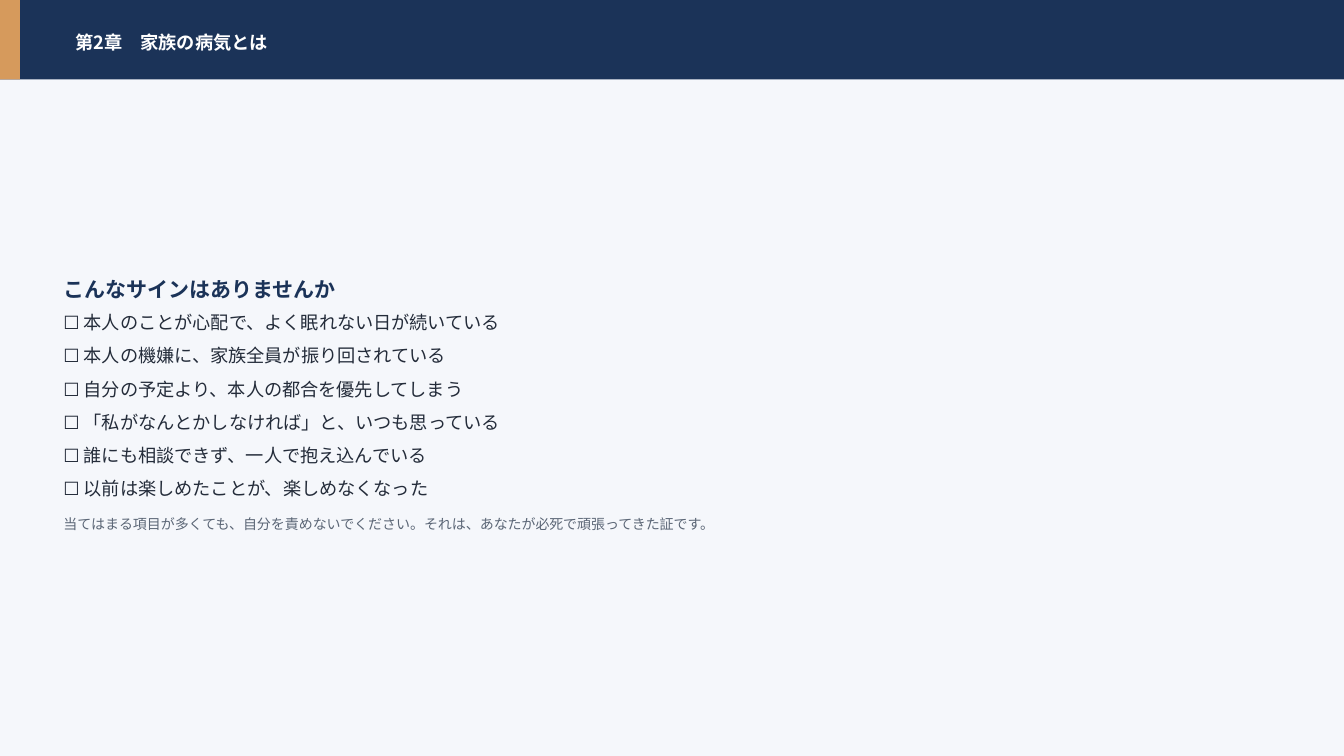
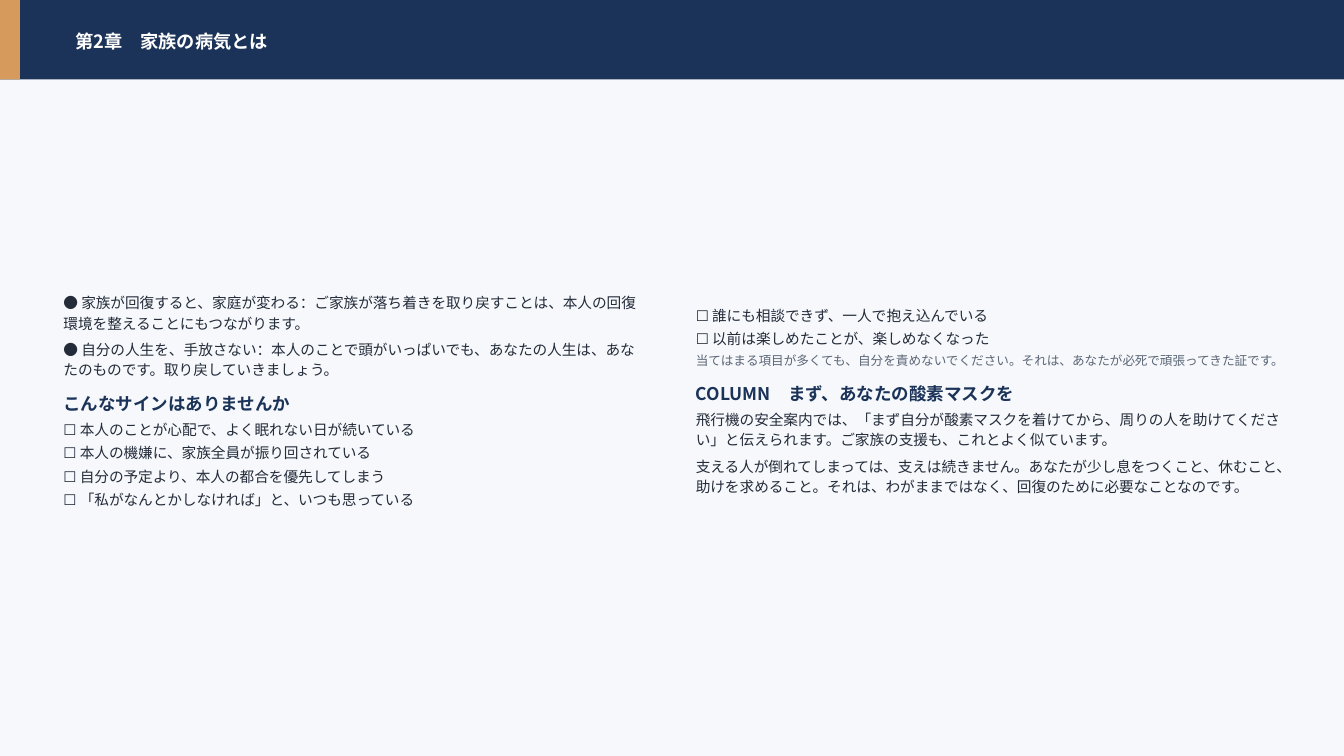
Before and after one commit to hiderock84-sys/darca, a slide deck: slide 8 of public/manual.pptx (slide 16 before the commit). Drawn at 1344x756 pixels with LibreOffice and Linux fonts; fonts in the diff are those of the drawing. Boxes give left, top, right and bottom in pixels: in the first picture for what was removed or moved away, otherwise in the second. Text is boxed around its words. In the diff, an @@ line names an element or a change of style, - is before the commit and + after.

```diff
--- a/public/manual.pptx
+++ b/public/manual.pptx
@@ rectangle at <box>0,0,1344,756</box>: fill #F5F7FB to #F6F8FB @@
@@ text at <box>63,295,636,376</box>: paragraphs added @@
+● 家族が回復すると、家庭が変わる：ご家族が落ち着きを取り戻すことは、本人の回復環境を整えることにもつながります。
+● 自分の人生を、手放さない：本人のことで頭がいっぱいでも、あなたの人生は、あなたのものです。取り戻していきましょう。
@@ text added at <box>696,308,1291,494</box>, 10.5 pt, text #242C3A @@
+☐ 誰にも相談できず、一人で抱え込んでいる
+☐ 以前は楽しめたことが、楽しめなくなった
+当てはまる項目が多くても、自分を責めないでください。それは、あなたが必死で頑張ってきた証です。
+COLUMN まず、あなたの酸素マスクを
+飛行機の安全案内では、「まず自分が酸素マスクを着けてから、周りの人を助けてください」と伝えられます。ご家族の支援も、これとよく似ています。
+支える人が倒れてしまっては、支えは続きません。あなたが少し息をつくこと、休むこと、助けを求めること。それは、わがままではなく、回復のために必要なことなのです。
@@ text at <box>63,395,415,507</box>: size 15 to 12.5 pt in "こんなサインはありませんか"; size 13 to 10.5 pt in "☐ 本人のことが心配で、よく眠れない日が続いている", "☐ 本人の機嫌に、家族全員が振り回されている", "☐ 自分の予定より、本人の都合を優先してしまう", "☐ 「私がなんとかしなければ」と、いつも思っている"; line spacing 1.2 to 1.16; more space between paragraphs; less space between paragraphs @@
@@ text at <box>63,446,714,530</box>: paragraphs removed @@
-☐ 誰にも相談できず、一人で抱え込んでいる
-☐ 以前は楽しめたことが、楽しめなくなった
-当てはまる項目が多くても、自分を責めないでください。それは、あなたが必死で頑張ってきた証です。
```
Also in this commit, not shown: 31 other slides changed, 49 slides removed, 1 other file.
